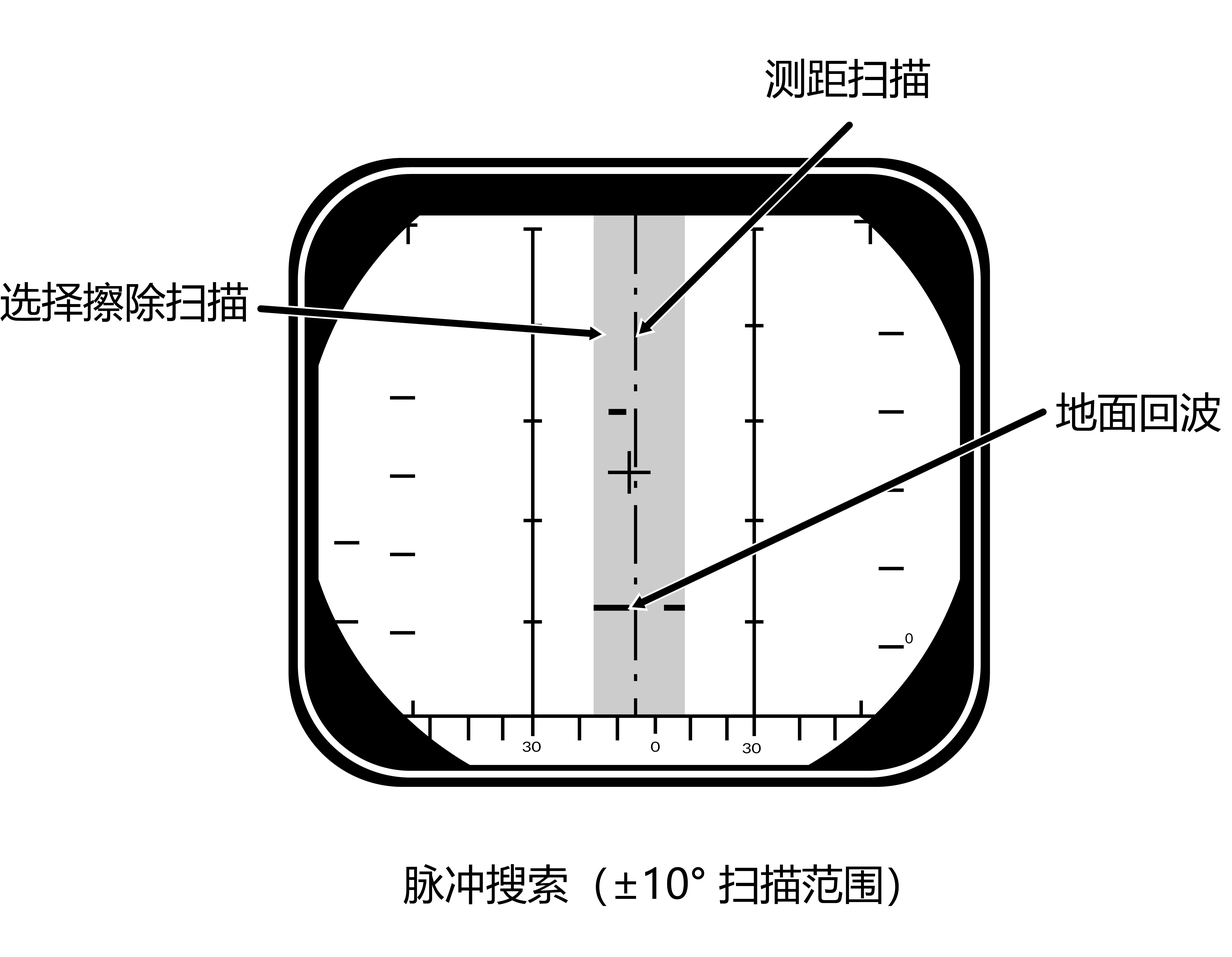
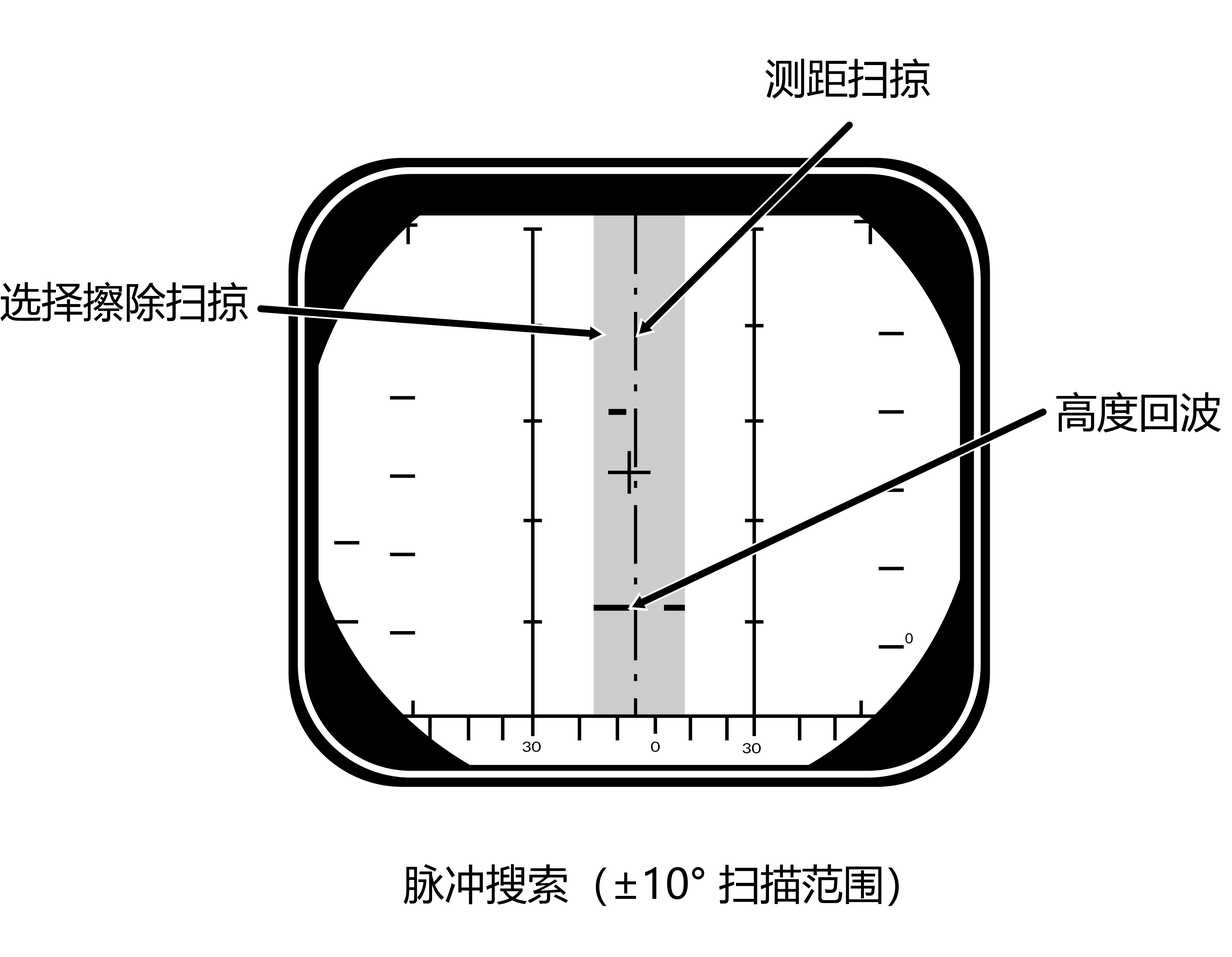
Two versions of the same layered image (1232 x 957). Layer-by-layer changes:
renamed "测距扫描" to "测距扫掠", painted on it over [889, 58, 931, 99]
renamed "地面回波" to "高度回波", painted on it over [1056, 391, 1138, 433]
renamed "选择擦除扫描" to "选择擦除扫掠", painted on it over [200, 281, 249, 323]
